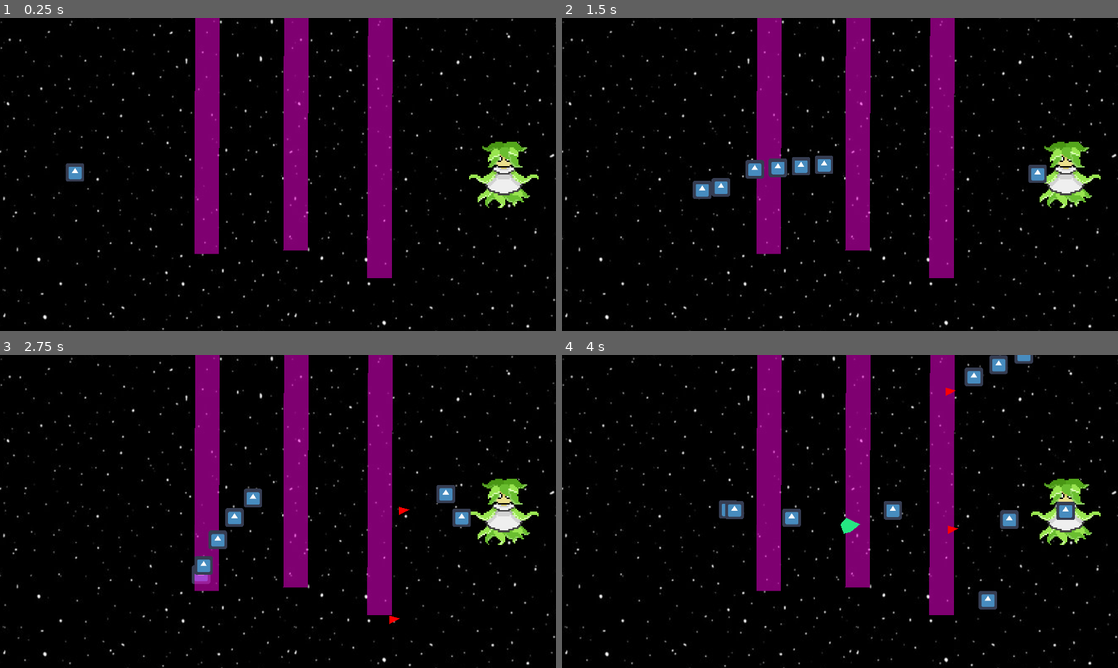
Above: before the commit, frames 1-4 (two rows, left to right).
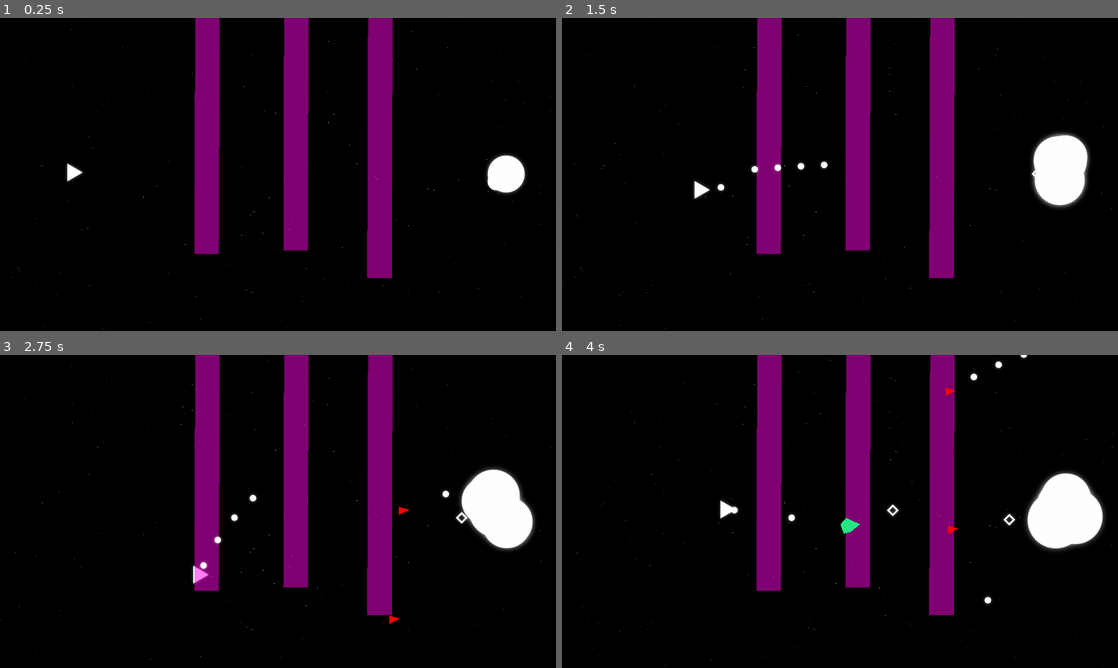
Above: after the commit, the same moments.

Repository: SAM2WOW/ProjectDanmaku
Game: Godot game, scene res://scenes/Main.tscn
Same seed, same stepped clock (60 frames per second), same inputs: the game is played once before the commit and once after it. The engine's default icon, where the game draws it, is replaced by a stand-in: a white triangle on a blue panel in a dark square.
Inputs (mouse positions are in pixels of both pictures, inside the frame that each line leads up to):
- Up to frame 1 (0.25 s): no input
- Up to frame 2 (1.5 s): tap Enter at 0.5 s; move the mouse to (962, 158) at 0.52 s; press the mouse at (962, 158) at 0.53 s; hold D (move_right) 0.53-1.28 s; move the mouse to (728, 190) at 1.27 s; release the mouse at (728, 190) at 1.28 s; hold S (move_down) from 1.28 s (still down); click (728, 190) at 1.35 s
- Up to frame 3 (2.75 s): move the mouse to (333, 442) at 2.02 s; release S (move_down) at 2.03 s; press the mouse at (333, 442) at 2.03 s; hold D (move_right) from 2.03 s (still down)
- Up to frame 4 (4 s): move the mouse to (812, 574) at 2.77 s; release D (move_right) at 2.78 s; release the mouse at (812, 574) at 2.78 s; hold W (move_up) 2.78-3.53 s; click (812, 574) at 2.85 s; move the mouse to (1006, 558) at 3.52 s; press the mouse at (1006, 558) at 3.53 s; hold A (move_left) from 3.53 s (still down)

The runs differ from the first frame. In frame 1, 2.9% of the frame differs, in the area x 0-100%, y 0-100%; in frame 2, 4.7%; in frame 3, 5.1%; in frame 4, 5.7%.

Commit message:
Big Style Update

Diff:
--- /dev/null
+++ b/arts/shaders/MetalBall/Gel_Shader.tres
@@ -0,0 +1,168 @@
+[gd_resource type="ShaderMaterial" load_steps=17 format=2]
+
+[sub_resource type="VisualScript" id=1]
+data = {
+"base_type": "ShaderMaterial",
+"functions": [  ],
+"is_tool_script": false,
+"signals": [  ],
+"variables": [  ],
+"vs_unify": true
+}
+
+[sub_resource type="VisualShaderNodeVectorOp" id=2]
+operator = 2
+
+[sub_resource type="VisualShaderNodeVectorOp" id=3]
+
+[sub_resource type="VisualShaderNodeVectorOp" id=4]
+operator = 2
+
+[sub_resource type="VisualShaderNodeScalarFunc" id=5]
+function = 31
+
+[sub_resource type="VisualShaderNodeScalarFunc" id=6]
+output_port_for_preview = 0
+function = 31
+
+[sub_resource type="VisualShaderNodeVectorLen" id=7]
+output_port_for_preview = 0
+
+[sub_resource type="VisualShaderNodeInput" id=8]
+input_name = "screen_uv"
+
+[sub_resource type="VisualShaderNodeTexture" id=9]
+output_port_for_preview = 0
+source = 1
+
+[sub_resource type="VisualShaderNodeColorUniform" id=10]
+uniform_name = "Sauce"
+
+[sub_resource type="VisualShaderNodeColorUniform" id=11]
+uniform_name = "BG"
+
+[sub_resource type="VisualShaderNodeInput" id=12]
+input_name = "screen_texture"
+
+[sub_resource type="VisualShaderNodeScalarConstant" id=13]
+constant = 1.5
+
+[sub_resource type="VisualShaderNodeScalarOp" id=14]
+output_port_for_preview = 0
+operator = 2
+
+[sub_resource type="VisualShaderNodeScalarFunc" id=15]
+output_port_for_preview = 0
+function = 14
+
+[sub_resource type="VisualShader" id=16]
+code = "shader_type canvas_item;
+uniform vec4 Sauce : hint_color;
+uniform vec4 BG : hint_color;
+
+
+
+void vertex() {
+// Output:0
+
+}
+
+void fragment() {
+// ColorUniform:22
+	vec3 n_out22p0 = Sauce.rgb;
+	float n_out22p1 = Sauce.a;
+
+// Input:20
+	vec3 n_out20p0 = vec3(SCREEN_UV, 0.0);
+
+// Input:3
+
+// Texture:21
+	vec3 n_out21p0;
+	float n_out21p1;
+	{
+		vec4 _tex_read = textureLod(SCREEN_TEXTURE, n_out20p0.xy, 0.0);
+		n_out21p0 = _tex_read.rgb;
+		n_out21p1 = _tex_read.a;
+	}
+
+// VectorLen:19
+	float n_out19p0 = length(n_out21p0);
+
+// ScalarFunc:18
+	float n_out18p0 = 1.0 - n_out19p0;
+
+// Scalar:6
+	float n_out6p0 = 1.500000;
+
+// ScalarOp:7
+	float n_out7p0 = n_out18p0 * n_out6p0;
+
+// ScalarFunc:8
+	float n_out8p0 = floor(n_out7p0);
+
+// VectorOp:14
+	vec3 n_out14p0 = n_out22p0 * vec3(n_out8p0);
+
+// ColorUniform:23
+	vec3 n_out23p0 = BG.rgb;
+	float n_out23p1 = BG.a;
+
+// ScalarFunc:16
+	float n_out16p0 = 1.0 - n_out8p0;
+
+// VectorOp:11
+	vec3 n_out11p0 = n_out23p0 * vec3(n_out16p0);
+
+// VectorOp:13
+	vec3 n_out13p0 = n_out14p0 + n_out11p0;
+
+// Output:0
+	COLOR.rgb = n_out13p0;
+
+}
+
+void light() {
+// Output:0
+
+}
+"
+graph_offset = Vector2( 117.084, 111.699 )
+mode = 1
+flags/light_only = false
+nodes/fragment/0/position = Vector2( 1140, 140 )
+nodes/fragment/3/node = SubResource( 12 )
+nodes/fragment/3/position = Vector2( -1680, 260 )
+nodes/fragment/6/node = SubResource( 13 )
+nodes/fragment/6/position = Vector2( -400, 400 )
+nodes/fragment/7/node = SubResource( 14 )
+nodes/fragment/7/position = Vector2( -160, 260 )
+nodes/fragment/8/node = SubResource( 15 )
+nodes/fragment/8/position = Vector2( 80, 280 )
+nodes/fragment/11/node = SubResource( 2 )
+nodes/fragment/11/position = Vector2( 620, 300 )
+nodes/fragment/13/node = SubResource( 3 )
+nodes/fragment/13/position = Vector2( 860, 120 )
+nodes/fragment/14/node = SubResource( 4 )
+nodes/fragment/14/position = Vector2( 360, 120 )
+nodes/fragment/16/node = SubResource( 5 )
+nodes/fragment/16/position = Vector2( 340, 460 )
+nodes/fragment/18/node = SubResource( 6 )
+nodes/fragment/18/position = Vector2( -440, 200 )
+nodes/fragment/19/node = SubResource( 7 )
+nodes/fragment/19/position = Vector2( -680, 200 )
+nodes/fragment/20/node = SubResource( 8 )
+nodes/fragment/20/position = Vector2( -1680, 180 )
+nodes/fragment/21/node = SubResource( 9 )
+nodes/fragment/21/position = Vector2( -1440, 180 )
+nodes/fragment/22/node = SubResource( 10 )
+nodes/fragment/22/position = Vector2( 120, 40 )
+nodes/fragment/23/node = SubResource( 11 )
+nodes/fragment/23/position = Vector2( 360, 300 )
+nodes/fragment/connections = PoolIntArray( 6, 0, 7, 1, 7, 0, 8, 0, 11, 0, 13, 1, 14, 0, 13, 0, 8, 0, 14, 1, 8, 0, 16, 0, 16, 0, 11, 1, 18, 0, 7, 0, 19, 0, 18, 0, 21, 0, 19, 0, 3, 0, 21, 2, 20, 0, 21, 0, 13, 0, 0, 0, 22, 0, 14, 0, 23, 0, 11, 0 )
+
+[resource]
+shader = SubResource( 16 )
+shader_param/Sauce = Color( 0.937255, 0.960784, 0.960784, 1 )
+shader_param/BG = Color( 0.0627451, 0.0784314, 0.0862745, 1 )
+script = SubResource( 1 )
--- /dev/null
+++ b/arts/shaders/Style1.tres
@@ -0,0 +1,29 @@
+[gd_resource type="ShaderMaterial" load_steps=2 format=2]
+
+[sub_resource type="Shader" id=3]
+code = "shader_type canvas_item;
+
+uniform vec4 bg_color: hint_color;
+
+float rand(vec2 st) {
+    return fract(sin(dot(st.xy, vec2(12.9898,78.233))) * 43758.5453123);
+}
+
+void fragment() {
+	float size = 1.0;
+	float prob = 0.89;
+	vec2 pos = floor(1.0 / size * FRAGCOORD.xy);
+	float color = 0.0;
+	float starValue = rand(pos);
+
+	if ((rand(SCREEN_UV.xy / 20.0) > 0.996) && (starValue > prob))
+	{
+		float r = rand(SCREEN_UV.xy);
+		color = r * (0.85 * sin(TIME * (r * 5.0) + 720.0 * r) + 0.95);
+	}
+	COLOR = vec4(vec3(color),1.0) + bg_color;
+}"
+
+[resource]
+shader = SubResource( 3 )
+shader_param/bg_color = Color( 0, 0, 0, 1 )
--- /dev/null
+++ b/arts/shaders/Style2.tres
@@ -0,0 +1,59 @@
+[gd_resource type="ShaderMaterial" load_steps=6 format=2]
+
+[ext_resource path="res://arts/temp/9b54aeb05d88665c605dd650a643b794.jpg" type="Texture" id=1]
+
+[sub_resource type="VisualShaderNodeTexture" id=1]
+texture = ExtResource( 1 )
+
+[sub_resource type="VisualShaderNodeInput" id=2]
+input_name = "screen_uv"
+
+[sub_resource type="VisualShaderNodeVectorFunc" id=3]
+function = 34
+
+[sub_resource type="VisualShader" id=4]
+code = "shader_type canvas_item;
+uniform sampler2D tex_frg_2;
+
+
+
+void vertex() {
+// Output:0
+
+}
+
+void fragment() {
+// Input:3
+	vec3 n_out3p0 = vec3(SCREEN_UV, 0.0);
+
+// VectorFunc:4
+	vec3 n_out4p0 = vec3(1.0, 1.0, 1.0) - n_out3p0;
+
+// Texture:2
+	vec4 tex_frg_2_read = texture(tex_frg_2, n_out4p0.xy);
+	vec3 n_out2p0 = tex_frg_2_read.rgb;
+	float n_out2p1 = tex_frg_2_read.a;
+
+// Output:0
+	COLOR.rgb = n_out2p0;
+
+}
+
+void light() {
+// Output:0
+
+}
+"
+graph_offset = Vector2( -758.509, -43.9514 )
+mode = 1
+flags/light_only = false
+nodes/fragment/2/node = SubResource( 1 )
+nodes/fragment/2/position = Vector2( 80, 40 )
+nodes/fragment/3/node = SubResource( 2 )
+nodes/fragment/3/position = Vector2( -580, 160 )
+nodes/fragment/4/node = SubResource( 3 )
+nodes/fragment/4/position = Vector2( -280, 160 )
+nodes/fragment/connections = PoolIntArray( 2, 0, 0, 0, 3, 0, 4, 0, 4, 0, 2, 0 )
+
+[resource]
+shader = SubResource( 4 )
--- /dev/null
+++ b/arts/shaders/Style3.tres
@@ -0,0 +1,59 @@
+[gd_resource type="ShaderMaterial" load_steps=6 format=2]
+
+[ext_resource path="res://arts/temp/HTB1KALUazuhSKJjSspmq6AQDpXad.jpg" type="Texture" id=1]
+
+[sub_resource type="VisualShaderNodeTexture" id=8]
+texture = ExtResource( 1 )
+
+[sub_resource type="VisualShaderNodeInput" id=9]
+input_name = "screen_uv"
+
+[sub_resource type="VisualShaderNodeVectorFunc" id=10]
+function = 34
+
+[sub_resource type="VisualShader" id=6]
+code = "shader_type canvas_item;
+uniform sampler2D tex_frg_2;
+
+
+
+void vertex() {
+// Output:0
+
+}
+
+void fragment() {
+// Input:3
+	vec3 n_out3p0 = vec3(SCREEN_UV, 0.0);
+
+// VectorFunc:4
+	vec3 n_out4p0 = vec3(1.0, 1.0, 1.0) - n_out3p0;
+
+// Texture:2
+	vec4 tex_frg_2_read = texture(tex_frg_2, n_out4p0.xy);
+	vec3 n_out2p0 = tex_frg_2_read.rgb;
+	float n_out2p1 = tex_frg_2_read.a;
+
+// Output:0
+	COLOR.rgb = n_out2p0;
+
+}
+
+void light() {
+// Output:0
+
+}
+"
+graph_offset = Vector2( -758.509, -43.9514 )
+mode = 1
+flags/light_only = false
+nodes/fragment/2/node = SubResource( 8 )
+nodes/fragment/2/position = Vector2( 0, 80 )
+nodes/fragment/3/node = SubResource( 9 )
+nodes/fragment/3/position = Vector2( -516.253, 227.59 )
+nodes/fragment/4/node = SubResource( 10 )
+nodes/fragment/4/position = Vector2( -281.533, 263.59 )
+nodes/fragment/connections = PoolIntArray( 2, 0, 0, 0, 3, 0, 4, 0, 4, 0, 2, 0 )
+
+[resource]
+shader = SubResource( 6 )
--- a/objects/characters/Boss.gd
+++ b/objects/characters/Boss.gd
@@ -1,6 +1,6 @@
 extends KinematicBody2D
 
-var style = 0
+var style = Global.initial_style
 
 
 var basic_bullet = preload("res://objects/weapons/BasicBullet.tscn")
@@ -15,7 +15,7 @@
 
 	get_node("Style%d" % style).show()
 
-	for i in range(3):
+	for i in range(Global.total_style):
 		if i != style:
 			get_node("Style%d" % i).hide()
 			print("Style%d" % style)
--- a/objects/characters/Boss.tscn
+++ b/objects/characters/Boss.tscn
@@ -3,7 +3,7 @@
 [ext_resource path="res://objects/characters/Boss.gd" type="Script" id=1]
 [ext_resource path="res://icon.png" type="Texture" id=2]
 [ext_resource path="res://arts/pixelArt/boss_idle.png" type="Texture" id=3]
-[ext_resource path="res://arts/particles/whitecircle.png" type="Texture" id=4]
+[ext_resource path="res://arts/abstrastArt/boss.png" type="Texture" id=4]
 
 [sub_resource type="Curve" id=7]
 _data = [ Vector2( 0, 0 ), 0.0, 3.63099, 0, 0, Vector2( 0.519802, 1 ), 0.0, 0.0, 0, 0, Vector2( 0.886139, 1 ), 0.0, 0.0, 0, 0, Vector2( 1, 0 ), -19.5114, 0.0, 0, 0 ]
@@ -37,7 +37,6 @@
 script = ExtResource( 1 )
 
 [node name="Style0" type="Node2D" parent="."]
-visible = false
 
 [node name="CPUParticles2D" type="CPUParticles2D" parent="Style0"]
 texture = ExtResource( 4 )
@@ -51,12 +50,12 @@
 scale_amount_curve = SubResource( 7 )
 
 [node name="Style1" type="Node2D" parent="."]
+visible = false
 
 [node name="Icon" type="AnimatedSprite" parent="Style1"]
 position = Vector2( 1, -2 )
 scale = Vector2( 5, 5 )
 frames = SubResource( 5 )
-frame = 2
 playing = true
 
 [node name="Style2" type="Node2D" parent="."]
--- a/objects/characters/Player.gd
+++ b/objects/characters/Player.gd
@@ -1,6 +1,6 @@
 extends KinematicBody2D
 
-var style = 0
+var style = Global.initial_style
 
 var velocity = Vector2.ZERO
 export var speed = 300
@@ -81,7 +81,7 @@
 
 	get_node("Style%d" % style).show()
 
-	for i in range(3):
+	for i in range(Global.total_style):
 		if i != style:
 			get_node("Style%d" % i).hide()
 			print("Style%d" % style)
--- a/objects/characters/Player.tscn
+++ b/objects/characters/Player.tscn
@@ -1,9 +1,10 @@
-[gd_scene load_steps=13 format=2]
+[gd_scene load_steps=14 format=2]
 
 [ext_resource path="res://objects/characters/Player.gd" type="Script" id=1]
 [ext_resource path="res://icon.png" type="Texture" id=2]
 [ext_resource path="res://arts/pixelArt/witch_idle.png" type="Texture" id=3]
 [ext_resource path="res://scripts/flip_script.gd" type="Script" id=4]
+[ext_resource path="res://arts/abstrastArt/player.png" type="Texture" id=5]
 
 [sub_resource type="AtlasTexture" id=9]
 atlas = ExtResource( 3 )
@@ -47,7 +48,7 @@
 [node name="Style0" type="Node2D" parent="."]
 
 [node name="Icon" type="Sprite" parent="Style0"]
-texture = ExtResource( 2 )
+texture = ExtResource( 5 )
 
 [node name="Style1" type="Node2D" parent="."]
 visible = false
@@ -55,7 +56,7 @@
 [node name="AnimatedSprite" type="AnimatedSprite" parent="Style1"]
 scale = Vector2( 3, 3 )
 frames = SubResource( 8 )
-frame = 5
+frame = 4
 speed_scale = 2.0
 playing = true
 script = ExtResource( 4 )
--- a/objects/weapons/BasicBullet.gd
+++ b/objects/weapons/BasicBullet.gd
@@ -1,6 +1,6 @@
 extends RigidBody2D
 
-var style = 0
+var style = Global.initial_style
 
 
 func _on_VisibilityNotifier2D_screen_exited():
@@ -20,7 +20,7 @@
 
 	get_node("Style%d" % style).show()
 
-	for i in range(3):
+	for i in range(Global.total_style):
 		if i != style:
 			get_node("Style%d" % i).hide()
 			print("Style%d" % style)
--- a/objects/weapons/BasicBullet.tscn
+++ b/objects/weapons/BasicBullet.tscn
@@ -1,6 +1,6 @@
 [gd_scene load_steps=4 format=2]
 
-[ext_resource path="res://icon.png" type="Texture" id=1]
+[ext_resource path="res://arts/abstrastArt/bossbullet.png" type="Texture" id=1]
 [ext_resource path="res://objects/weapons/BasicBullet.gd" type="Script" id=2]
 
 [sub_resource type="CircleShape2D" id=1]
--- a/objects/weapons/PlayerBullet.gd
+++ b/objects/weapons/PlayerBullet.gd
@@ -1,6 +1,6 @@
 extends RigidBody2D
 
-var style = 0
+var style = Global.initial_style
 
 
 func _on_VisibilityNotifier2D_screen_exited():
@@ -20,7 +20,7 @@
 
 	get_node("Style%d" % style).show()
 
-	for i in range(3):
+	for i in range(Global.total_style):
 		if i != style:
 			get_node("Style%d" % i).hide()
 			print("Style%d" % style)
--- a/objects/weapons/PlayerBullet.tscn
+++ b/objects/weapons/PlayerBullet.tscn
@@ -1,6 +1,6 @@
 [gd_scene load_steps=4 format=2]
 
-[ext_resource path="res://icon.png" type="Texture" id=1]
+[ext_resource path="res://arts/abstrastArt/playerbullet.png" type="Texture" id=1]
 [ext_resource path="res://objects/weapons/PlayerBullet.gd" type="Script" id=2]
 
 [sub_resource type="CircleShape2D" id=1]
@@ -19,6 +19,7 @@
 [node name="Style0" type="Node2D" parent="."]
 
 [node name="Sprite" type="Sprite" parent="Style0"]
+scale = Vector2( -0.945869, -0.945869 )
 texture = ExtResource( 1 )
 
 [node name="Style1" type="Node2D" parent="."]
--- a/scenes/Main.tscn
+++ b/scenes/Main.tscn
@@ -4,15 +4,12 @@
 [ext_resource path="res://objects/characters/Boss.tscn" type="PackedScene" id=2]
 [ext_resource path="res://scripts/Console.gd" type="Script" id=3]
 [ext_resource path="res://objects/system/portal.tscn" type="PackedScene" id=4]
-[ext_resource path="res://arts/temp/360_F_215948377_kgIhNUy4X0iYsyUfYd9KKIViSPOxclbC.jpg" type="Texture" id=5]
-[ext_resource path="res://arts/temp/HTB1KALUazuhSKJjSspmq6AQDpXad.jpg" type="Texture" id=6]
-[ext_resource path="res://arts/temp/9b54aeb05d88665c605dd650a643b794.jpg" type="Texture" id=7]
+[ext_resource path="res://arts/shaders/BG.jpg" type="Texture" id=5]
+[ext_resource path="res://arts/shaders/Style1.tres" type="Material" id=6]
+[ext_resource path="res://arts/shaders/Style3.tres" type="Material" id=7]
 [ext_resource path="res://scripts/BackgroundScript.gd" type="Script" id=8]
-
-[sub_resource type="Shader" id=1]
-
-[sub_resource type="ShaderMaterial" id=2]
-shader = SubResource( 1 )
+[ext_resource path="res://arts/shaders/MetalBall/Gel_Shader.tres" type="Material" id=9]
+[ext_resource path="res://arts/shaders/Style2.tres" type="Material" id=10]
 
 [node name="Main" type="Node"]
 
@@ -43,19 +40,21 @@
 script = ExtResource( 8 )
 
 [node name="Style0" type="Sprite" parent="Node2D/Background"]
-scale = Vector2( 2.89025, 3.19402 )
+material = ExtResource( 6 )
+scale = Vector2( 2, 2 )
 texture = ExtResource( 5 )
 
 [node name="Style1" type="Sprite" parent="Node2D/Background"]
 visible = false
-scale = Vector2( 2.79831, 2.98668 )
-texture = ExtResource( 7 )
+material = ExtResource( 10 )
+scale = Vector2( 2, 2 )
+texture = ExtResource( 5 )
 
 [node name="Style2" type="Sprite" parent="Node2D/Background"]
 visible = false
-modulate = Color( 0.360784, 0.360784, 0.360784, 1 )
-scale = Vector2( 2.47001, 1.74668 )
-texture = ExtResource( 6 )
+material = ExtResource( 7 )
+scale = Vector2( 2, 2 )
+texture = ExtResource( 5 )
 
 [node name="Console" type="Node" parent="."]
 script = ExtResource( 3 )
@@ -67,8 +66,8 @@
 anchor_bottom = 1.0
 mouse_filter = 2
 
-[node name="BloomShader" type="ColorRect" parent="CanvasLayer/Control"]
+[node name="Style1" type="ColorRect" parent="CanvasLayer/Control"]
 visible = false
-material = SubResource( 2 )
+material = ExtResource( 9 )
 anchor_right = 1.0
 anchor_bottom = 1.0
--- a/scripts/Global.gd
+++ b/scripts/Global.gd
@@ -5,3 +5,4 @@
 var player
 
 var initial_style = 0
+var total_style = 3
Binary file added: arts/abstrastArt/boss.png
Not shown, added: arts/abstrastArt/boss.png.import
Binary file added: arts/abstrastArt/bossbullet.png
Not shown, added: arts/abstrastArt/bossbullet.png.import
Binary file added: arts/abstrastArt/player.png
Not shown, added: arts/abstrastArt/player.png.import
Binary file added: arts/abstrastArt/playerbullet.png
Not shown, added: arts/abstrastArt/playerbullet.png.import
Binary file added: arts/shaders/BG.jpg
Not shown, added: arts/shaders/BG.jpg.import
Binary file added: arts/shaders/MetalBall/Blur.png
Not shown, added: arts/shaders/MetalBall/Blur.png.import
(and 4 more such lines)
